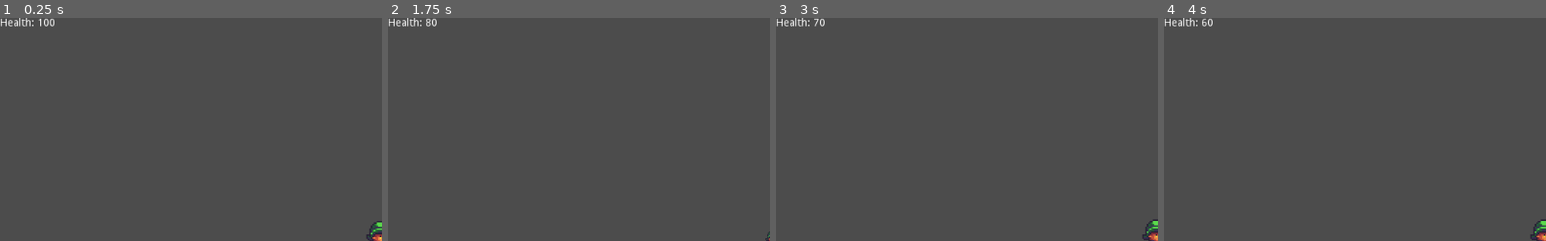
Above: before the commit, frames 1-4 (left to right).
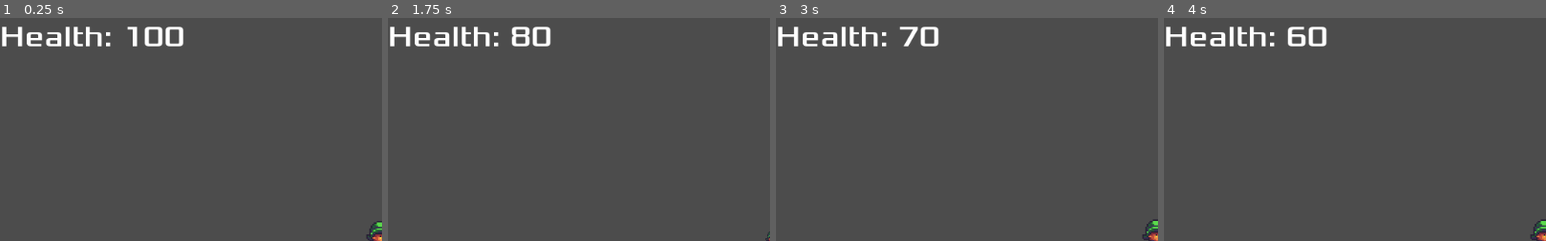
Above: after the commit, the same moments.

Repository: glass-brick/kerene
Game: Godot game, scene res://Scenes/Level/Level.tscn
The game is run twice, just before and just after one commit, with the same random seed, the same clock (stepped at 60 frames per second) and the same inputs.
Inputs (mouse positions are % of the whole screen's width and height, from its top left):
- Up to frame 1 (0.25 s): no input
- Up to frame 2 (1.75 s): tap Enter at 0.5 s; move the mouse to (72, 45) at 0.52 s; hold D (ui_right) from 0.53 s (still down); click (72, 45) at 0.6 s; tap Space (ui_select) at 0.77, 1.52 s; move the mouse to (30, 55) at 1.27 s; tap Z (zoom) at 1.35 s
- Up to frame 3 (3 s): move the mouse to (60, 28) at 2.02 s; release D (ui_right) at 2.03 s; hold A (ui_left) 2.03-2.78 s; click (60, 28) at 2.1 s; tap Space (ui_select) at 2.75 s; move the mouse to (45, 70) at 2.77 s; hold D (ui_right) from 2.78 s (still down); tap Z (zoom) at 2.85 s
- Up to frame 4 (4 s): keep holding D (ui_right); tap Space (ui_select) at 3.02, 3.77 s; move the mouse to (80, 65) at 3.52 s; click (80, 65) at 3.6 s
The pictures show only the part of the screen within x 0-50%, y 0-50%; the shares and areas given below are measured in that part.

The runs differ from the first frame. In frame 1, 2.1% of the frame differs, in the area x 0-48%, y 0-13%; in frame 2, 2.0%; in frame 3, 1.9%; in frame 4, 2.0%.

Commit message:
Added restart when you die, and some fonts for UI

Diff:
--- /dev/null
+++ b/Fonts/architect-s-daughter/ArchitectsDaughter32.tres
@@ -0,0 +1,8 @@
+[gd_resource type="DynamicFont" load_steps=2 format=2]
+
+[ext_resource path="res://fonts/architect-s-daughter/ArchitectsDaughter.ttf" type="DynamicFontData" id=1]
+
+[resource]
+
+size = 32
+font_data = ExtResource( 1 )
--- /dev/null
+++ b/Fonts/cmu-typewriter/Typewriter.tres
@@ -0,0 +1,8 @@
+[gd_resource type="DynamicFont" load_steps=2 format=2]
+
+[ext_resource path="res://fonts/cmu-typewriter/Typewriter/cmuntt.ttf" type="DynamicFontData" id=1]
+
+[resource]
+
+size = 32
+font_data = ExtResource( 1 )
--- /dev/null
+++ b/Fonts/connection_ii/ConnectionII.tres
@@ -0,0 +1,8 @@
+[gd_resource type="DynamicFont" load_steps=2 format=2]
+
+[ext_resource path="res://fonts/connection_ii/ConnectionII.otf" type="DynamicFontData" id=1]
+
+[resource]
+
+size = 30
+font_data = ExtResource( 1 )
--- /dev/null
+++ b/Fonts/droid-sans/DroidSans.tres
@@ -0,0 +1,8 @@
+[gd_resource type="DynamicFont" load_steps=2 format=2]
+
+[ext_resource path="res://fonts/droid-sans/DroidSans.ttf" type="DynamicFontData" id=1]
+
+[resource]
+
+size = 32
+font_data = ExtResource( 1 )
--- /dev/null
+++ b/Fonts/kirifont/Kirifont.tres
@@ -0,0 +1,10 @@
+[gd_resource type="DynamicFont" load_steps=2 format=2]
+
+[ext_resource path="res://fonts/kirifont/KiriFont.otf" type="DynamicFontData" id=1]
+
+[resource]
+
+size = 32
+extra_spacing_top = -5
+extra_spacing_bottom = -20
+font_data = ExtResource( 1 )
--- /dev/null
+++ b/Fonts/linux-libertine/LinuxLibertine.tres
@@ -0,0 +1,5 @@
+[gd_resource type="DynamicFontData" format=2]
+
+[resource]
+
+font_path = "res://fonts/linux-libertine/LinLibertine_5.3.0_2012_07_02/LinLibertineOTF_5.3.0_2012_07_02/LinLibertine_R.otf"
--- /dev/null
+++ b/Fonts/montreal/Montreal.tres
@@ -0,0 +1,8 @@
+[gd_resource type="DynamicFont" load_steps=2 format=2]
+
+[ext_resource path="res://fonts/montreal/Montreal-Regular.ttf" type="DynamicFontData" id=1]
+
+[resource]
+
+size = 32
+font_data = ExtResource( 1 )
--- /dev/null
+++ b/Fonts/poco/Poco.tres
@@ -0,0 +1,11 @@
+[gd_resource type="DynamicFont" load_steps=2 format=2]
+
+[ext_resource path="res://fonts/poco/Poco.ttf" type="DynamicFontData" id=1]
+
+[resource]
+
+size = 40
+use_mipmaps = true
+extra_spacing_top = -18
+extra_spacing_bottom = 2
+font_data = ExtResource( 1 )
--- /dev/null
+++ b/Fonts/source-code-pro/SourceCodePro.tres
@@ -0,0 +1,8 @@
+[gd_resource type="DynamicFont" load_steps=2 format=2]
+
+[ext_resource path="res://fonts/source-code-pro/source-code-pro-2.010R-ro-1.030R-it/TTF/SourceCodePro-Regular.ttf" type="DynamicFontData" id=1]
+
+[resource]
+
+size = 32
+font_data = ExtResource( 1 )
--- /dev/null
+++ b/Fonts/xolonium/Xolonium.tres
@@ -0,0 +1,7 @@
+[gd_resource type="DynamicFont" load_steps=2 format=2]
+
+[ext_resource path="res://fonts/xolonium/xolonium-fonts-4.1/ttf/Xolonium-Regular.ttf" type="DynamicFontData" id=1]
+
+[resource]
+size = 60
+font_data = ExtResource( 1 )
--- a/Scenes/Level/Level.tscn
+++ b/Scenes/Level/Level.tscn
@@ -32,5 +32,10 @@
 limit_right = 1024
 script = ExtResource( 1 )
 
+[node name="RestartAfterDeath" type="Timer" parent="Player"]
+wait_time = 3.0
+one_shot = true
+
 [node name="HUD" parent="." instance=ExtResource( 5 )]
 script = ExtResource( 4 )
+[connection signal="timeout" from="Player/RestartAfterDeath" to="Player" method="_on_RestartAfterDeath_timeout"]
--- a/Scenes/Player/Player.gd
+++ b/Scenes/Player/Player.gd
@@ -1,4 +1,6 @@
 extends KinematicBody2D
+
+signal player_died
 
 export (int) var max_speed = 400
 export (int) var acceleration = 50
@@ -67,4 +69,13 @@
 
 func _on_Player_get_hit(damage):
 	self.health -= damage
+	if health <= 0:
+		emit_signal('player_died')
+		hud_path_node.player_is_dead()
+		$RestartAfterDeath.start()
 	self.hud_path_node.update_health(self.health)
+
+
+
+func _on_RestartAfterDeath_timeout():
+	get_tree().reload_current_scene()
--- a/Scenes/UI/HUD.gd
+++ b/Scenes/UI/HUD.gd
@@ -1,21 +1,11 @@
 extends CanvasLayer
 
-
-
-# Declare member variables here. Examples:
-# var a = 2
-# var b = "text"
-
-
-# Called when the node enters the scene tree for the first time.
 func _ready():
-	pass # Replace with function body.
+	$Death_msg.hide()
 
 func update_health(health):
 	$Health.text = "Health: " + str(health)
 	$Health.show()
 
-
-# Called every frame. 'delta' is the elapsed time since the previous frame.
-#func _process(delta):
-#	pass
+func player_is_dead():
+	$Death_msg.show()
--- a/Scenes/UI/HUD.tscn
+++ b/Scenes/UI/HUD.tscn
@@ -1,11 +1,32 @@
-[gd_scene format=2]
+[gd_scene load_steps=4 format=2]
+
+[ext_resource path="res://Fonts/xolonium/Xolonium.tres" type="DynamicFont" id=1]
+[ext_resource path="res://fonts/xolonium/xolonium-fonts-4.1/ttf/Xolonium-Regular.ttf" type="DynamicFontData" id=2]
+
+[sub_resource type="DynamicFont" id=1]
+size = 40
+font_data = ExtResource( 2 )
 
 [node name="CanvasLayer" type="CanvasLayer"]
 
 [node name="Health" type="Label" parent="."]
 margin_right = 79.0
 margin_bottom = 33.0
+custom_fonts/font = SubResource( 1 )
 text = "Health:"
 __meta__ = {
 "_edit_use_anchors_": false
 }
+
+[node name="Death_msg" type="Label" parent="."]
+visible = false
+anchor_left = 0.333
+anchor_right = 0.333
+margin_left = 0.00799561
+margin_right = 161.008
+margin_bottom = 98.0
+custom_fonts/font = ExtResource( 1 )
+text = "You Died"
+__meta__ = {
+"_edit_use_anchors_": false
+}
Not shown, added: Fonts/architect-s-daughter/Architects Daughter SIL OFL Font License.txt
Binary file added: Fonts/architect-s-daughter/ArchitectsDaughter.ttf
Not shown, added: Fonts/cmu-typewriter/Typewriter/OFL-FAQ.txt
Not shown, added: Fonts/cmu-typewriter/Typewriter/OFL.txt
Not shown, added: Fonts/cmu-typewriter/Typewriter/README.txt
Binary file added: Fonts/cmu-typewriter/Typewriter/cmunit.ttf
Binary file added: Fonts/cmu-typewriter/Typewriter/cmuntb.ttf
Binary file added: Fonts/cmu-typewriter/Typewriter/cmuntt.ttf
Binary file added: Fonts/cmu-typewriter/Typewriter/cmuntx.ttf
Binary file added: Fonts/connection/Connection.otf
Binary file added: Fonts/connection/ConnectionBold.otf
Not shown, added: Fonts/connection/SIL Open Font License.txt
(and 57 more such lines)
